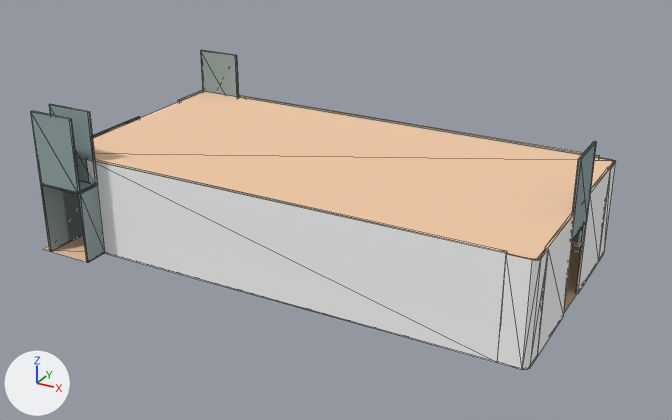
A saved change to the OBJ model assets/borga map/room 7.obj.
Before and after are seen from a 50 mm camera at (9.0, -12.1, 39.5) aimed at (-7.7, 18.2, 24.4). Every picture has the same lights, and +X, +Y and +Z are marked at lower left. Mesh edges are drawn as thin lines. Where no turn or scale is listed for an object, it has been applied to the vertices.

The first picture shows 'result.032_Cube.052', 'wall.186_wall.010', 'wall.187_wall.022', 'wall.188_wall.021', 'wall.189_wall.020', 'wall.190_wall.010', 'wall.192_wall.021', 'wall.193_wall.020', 'wall.195_wall.010', 'wall.199_wall.023', 'wall.201_wall.021', 'wall.208_wall.021', 'wall.209_wall.021', 'wall.213_wall.021', 'wall.214_wall.010'.
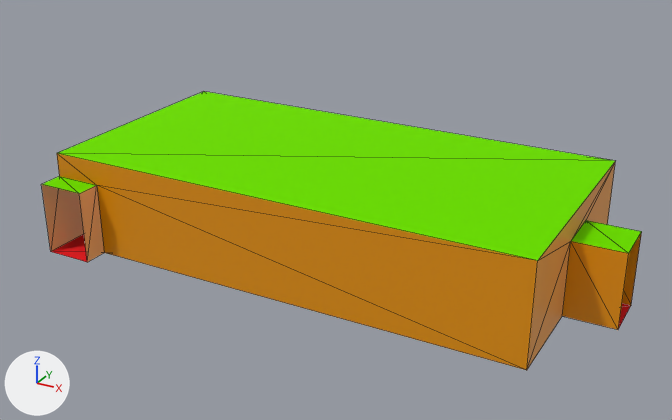
Pixel boxes (x1, y1, x2, y2) of what changed, in the pictures (672 x 420 px):
'result.032_Cube.052', reshaped
    before: (43, 92, 615, 370)
    after: (41, 91, 642, 370)
'wall.188_wall.021', deleted
    before: (86, 159, 507, 363)
'wall.189_wall.020', deleted
    before: (497, 249, 548, 370)
'wall.186_wall.010', deleted
    before: (31, 111, 80, 194)
'wall.213_wall.021', deleted
    before: (537, 213, 575, 357)
'wall.208_wall.021', deleted
    before: (41, 117, 140, 252)
'wall.201_wall.021', deleted
    before: (576, 167, 611, 294)
'wall.195_wall.010', deleted
    before: (201, 50, 239, 97)
'wall.190_wall.010', deleted
    before: (49, 104, 95, 183)
'wall.199_wall.023', deleted
    before: (78, 185, 104, 263)
'wall.214_wall.010', deleted
    before: (572, 141, 597, 241)
'wall.192_wall.021', deleted
    before: (237, 95, 600, 247)
'wall.193_wall.020', deleted
    before: (578, 158, 616, 261)
'wall.187_wall.022', deleted
    before: (42, 180, 96, 194)
'wall.209_wall.021', deleted
    before: (178, 90, 204, 102)
part 1 of me_result_032_cube_052, built on
    before: (43, 235, 581, 370)
    after: (41, 153, 642, 370)
part 2 of me_result_032_cube_052, recoloured (beige to green)
    both: (93, 92, 615, 261)

The edits, one by one:
Material 'bottom' (mat_bottom) is new.
Its base color is (0.896, 0.0, 0.00368) (red #f3000c).
Its roughness is 1.0.
Material 'top' (mat_top) is new.
Its base color is (0.275, 0.922, 0.0) (green #8ff600).
Its metallic is 1.0.
Its roughness is 0.933.
Material 'wall' (mat_wall) is new.
Its base color is (0.8, 0.295, 0.0) (orange #e79400).
Its roughness is 0.431.
me_result_032_cube_052 is used by ob_result_032_cube_052; location (0.0, 0.0, 0.0).
me_result_032_cube_052 had 12 vertices, 8 faces and spanned x -18.4..2.0, y 12.5..24.5, z 22.5..26.5.
me_result_032_cube_052 now has 29 vertices, 46 faces and spans x -18.0..4.0, y 12.5..23.5, z 22.5..26.5.
Part 1, on me_result_032_cube_052:
3 vertices are removed from x -18.4..-16.0, y 12.5..24.5, z 22.5.
6 faces are deleted.
15 vertices are added at x -18.0..4.0, y 12.5..23.5, z 22.5..25.5.
5 new vertices lie (-2.0, 0.0, 0.0) away from vertices in x -16.0, y 12.5..23.5, z 22.5..25.5.
29 new faces join them, mat_wall (orange #e79400).
11 new faces join them, mat_bottom (red #f3000c).
4 new faces join them, mat_top (green #8ff600).
me_result_032_cube_052 part 2: 2 faces spanning x -18.0..2.0, y 13.5..23.5, z 26.5 switch from mat_wood (beige #f3cca8) to mat_top (green #8ff600).
me_result_032_cube_052 now uses material mat_wall (orange #e79400).
me_result_032_cube_052 now uses material mat_bottom (red #f3000c).
Object 'wall.186_wall.010' (ob_wall_186_wall_010) is deleted.
Object 'wall.187_wall.022' (ob_wall_187_wall_022) is deleted.
Object 'wall.188_wall.021' (ob_wall_188_wall_021) is deleted.
Object 'wall.189_wall.020' (ob_wall_189_wall_020) is deleted.
Object 'wall.190_wall.010' (ob_wall_190_wall_010) is deleted.
Object 'wall.192_wall.021' (ob_wall_192_wall_021) is deleted.
Object 'wall.193_wall.020' (ob_wall_193_wall_020) is deleted.
Object 'wall.195_wall.010' (ob_wall_195_wall_010) is deleted.
Object 'wall.199_wall.023' (ob_wall_199_wall_023) is deleted.
Object 'wall.201_wall.021' (ob_wall_201_wall_021) is deleted.
Object 'wall.208_wall.021' (ob_wall_208_wall_021) is deleted.
Object 'wall.209_wall.021' (ob_wall_209_wall_021) is deleted.
Object 'wall.213_wall.021' (ob_wall_213_wall_021) is deleted.
Object 'wall.214_wall.010' (ob_wall_214_wall_010) is deleted.
